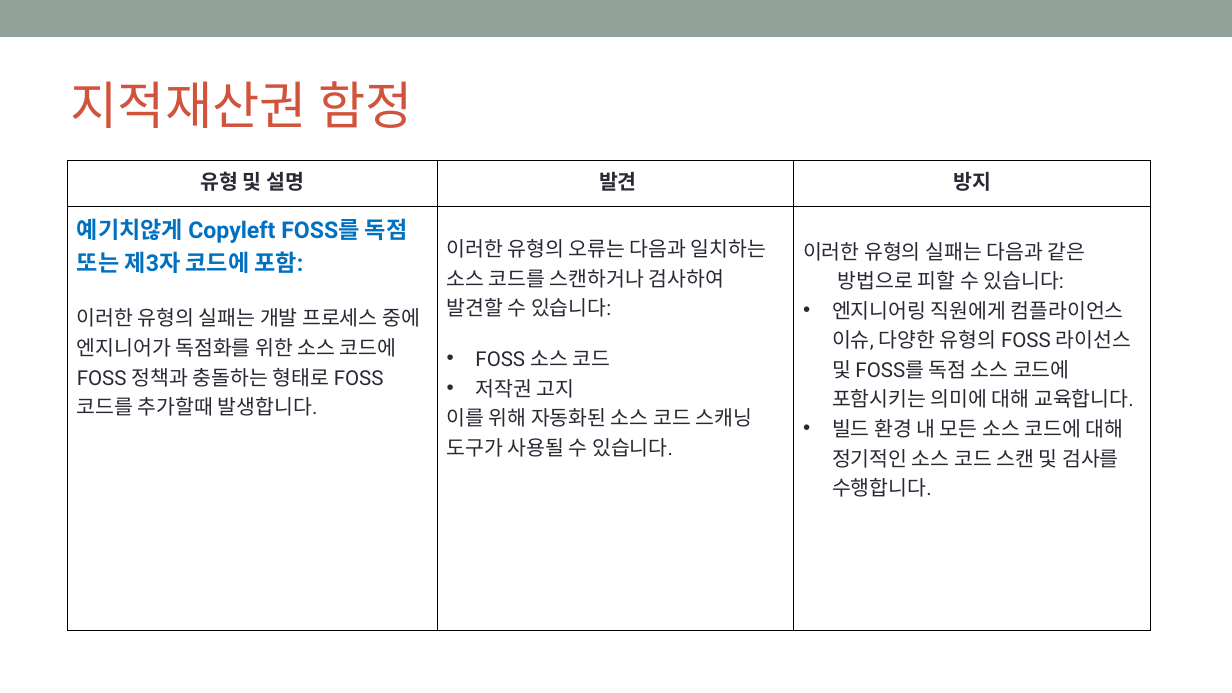
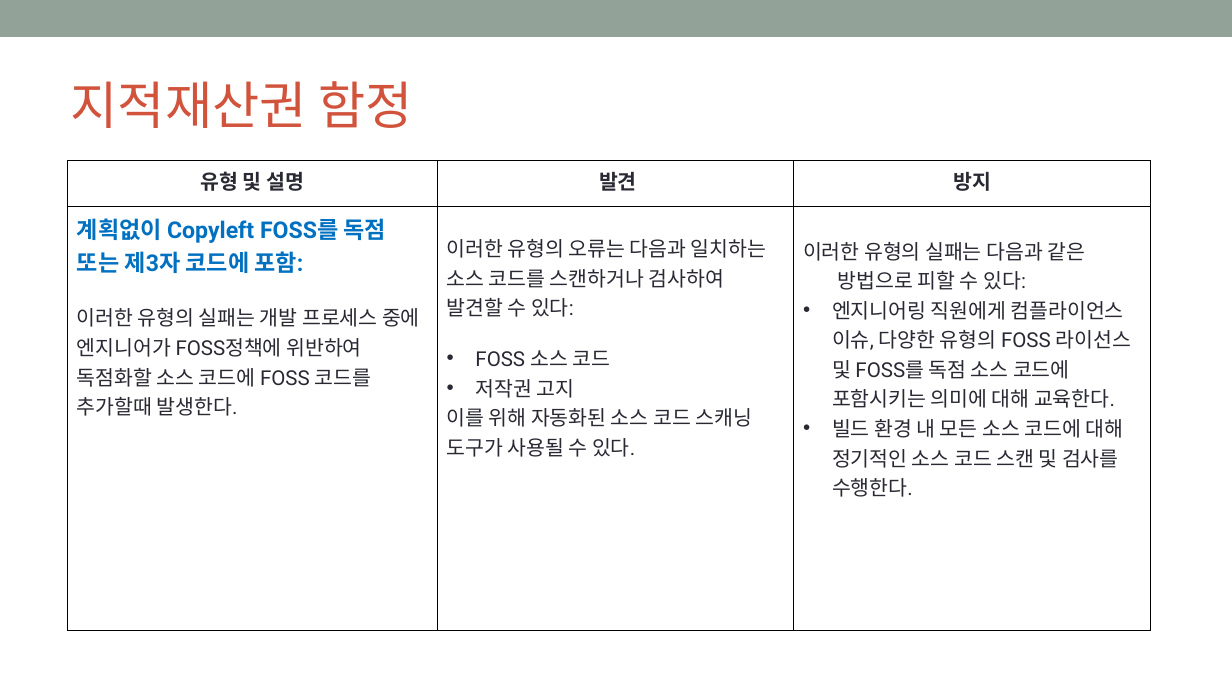
Before and after one commit to OpenChain-KWG/Curriculum-Translation-KR, a slide deck: slide 70 of target/slides/openchain-curriculum-for-1-1.pptx. Drawn at 1232x693 pixels with LibreOffice and Linux fonts; fonts in the diff are those of the drawing; background and template pictures are left out. Boxes give left, top, right and bottom in pixels: in the first picture for what was removed or moved away, otherwise in the second. Text is boxed around its words. In the diff, an @@ line names an element or a change of style, - is before the commit and + after.

```diff
--- a/target/slides/openchain-curriculum-for-1-1.pptx
+++ b/target/slides/openchain-curriculum-for-1-1.pptx
@@ table at box(67, 161, 1151, 501) @@
-row 2: 예기치않게 Copyleft FOSS를 독점 또는 제3자 코드에 포함: / 이러한 유형의 실패는 개발 프로세스 중에 엔지니어가 독점화를 위한 소스 코드에 FOSS 정책과 충돌하는 형태로 FOSS 코드를 추가할때 발생합니다. | 이러한 유형의 오류는 다음과 일치하는 소스 코드를 스캔하거나 검사하여 발견할 수 있습니다: / FOSS 소스 코드 / 저작권 고지 / 이를 위해 자동화된 소스 코드 스캐닝 도구가 사용될 수 있습니다. | 이러한 유형의 실패는 다음과 같은 방법으로 피할 수 있습니다: / 엔지니어링 직원에게 컴플라이언스 이슈, 다양한 유형의 FOSS 라이선스 및 FOSS를 독점 소스 코드에 포함시키는 의미에 대해 교육합니다. / 빌드 환경 내 모든 소스 코드에 대해 정기적인 소스 코드 스캔 및 검사를 수행합니다.
+row 2: 계획없이 Copyleft FOSS를 독점 또는 제3자 코드에 포함: / 이러한 유형의 실패는 개발 프로세스 중에 엔지니어가 FOSS정책에 위반하여 독점화할 소스 코드에 FOSS 코드를 추가할때 발생한다. | 이러한 유형의 오류는 다음과 일치하는 소스 코드를 스캔하거나 검사하여 발견할 수 있다: / FOSS 소스 코드 / 저작권 고지 / 이를 위해 자동화된 소스 코드 스캐닝 도구가 사용될 수 있다. | 이러한 유형의 실패는 다음과 같은 방법으로 피할 수 있다: / 엔지니어링 직원에게 컴플라이언스 이슈, 다양한 유형의 FOSS 라이선스 및 FOSS를 독점 소스 코드에 포함시키는 의미에 대해 교육한다. / 빌드 환경 내 모든 소스 코드에 대해 정기적인 소스 코드 스캔 및 검사를 수행한다.
```
Also in this commit, not shown: 13 other slides changed, 1 other file.
